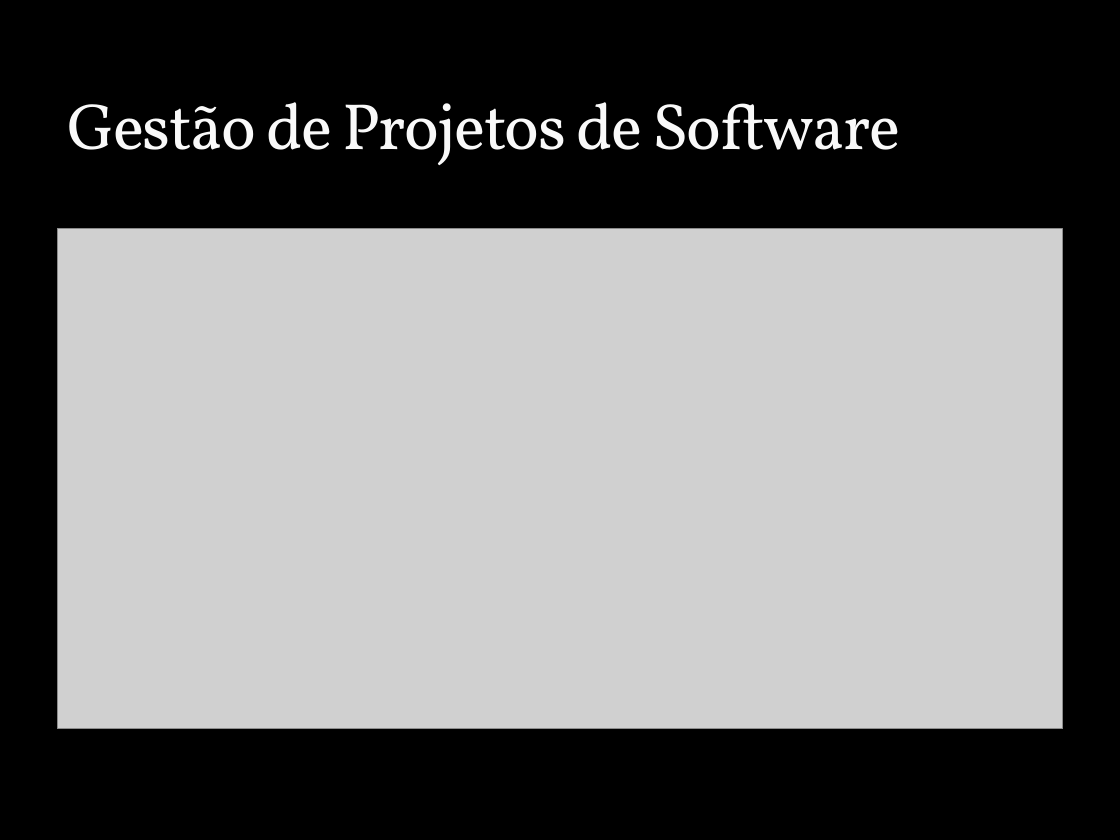
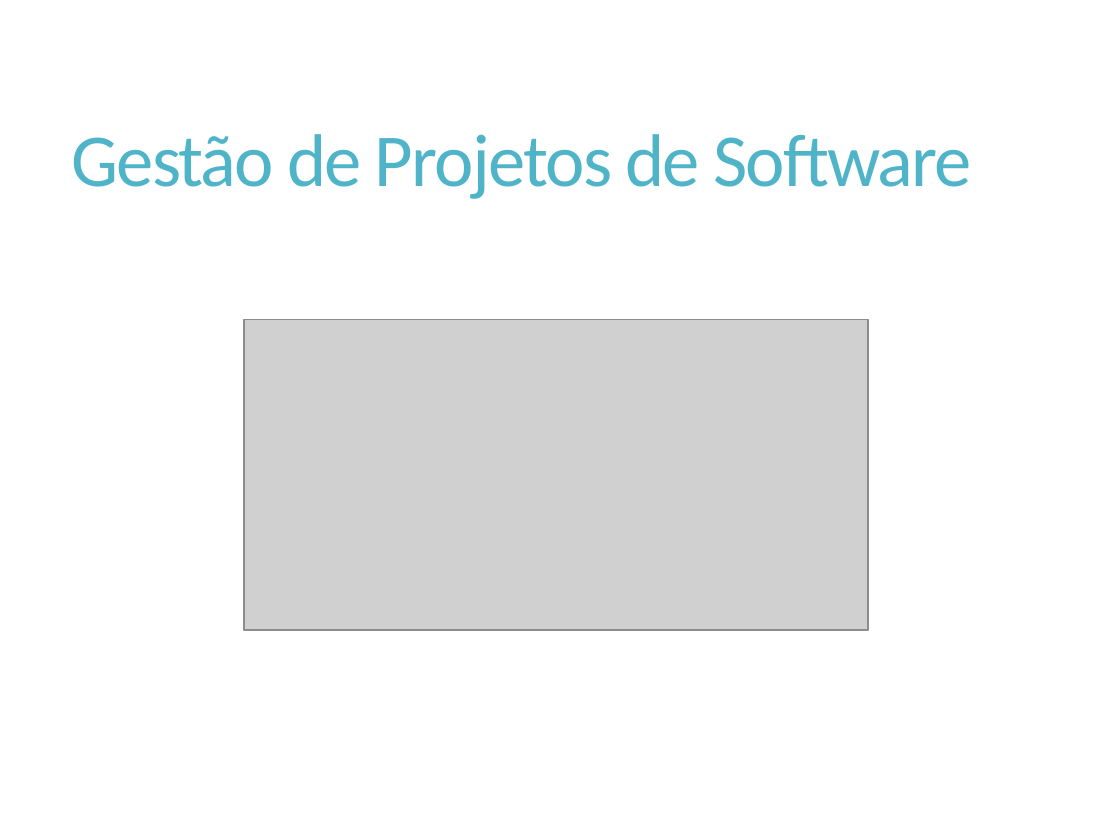
Before and after one commit to Elton-Garbin/TCC-2016, a slide deck: slide 7 of StartIdea/StartIdea.Docs/Apresentacao.pptx. Drawn at 1120x840 pixels with LibreOffice and Linux fonts; fonts in the diff are those of the drawing; grey boxes stand for pictures; background and template pictures are left out. Boxes give left, top, right and bottom in pixels: in the first picture for what was removed or moved away, otherwise in the second. Text is boxed around its words. In the diff, an @@ line names an element or a change of style, - is before the commit and + after.

Commit message:
Novo layout ppt

```diff
--- a/StartIdea/StartIdea.Docs/Apresentacao.pptx
+++ b/StartIdea/StartIdea.Docs/Apresentacao.pptx
@@ background picture (left out) to #FFFFFF @@
@@ title "Gestão de Projetos de Software": place and size @@
-title "Gestão de Projetos de Software" at (67, 102, 900, 165)
+title "Gestão de Projetos de Software" at (72, 134, 972, 199)
@@ title "Gestão de Projetos de Software" at (72, 134, 972, 199): size 42 to 48 pt, font Vollkorn to Calibri, text colour #F9F9F9 to #50B4C8, letter spacing -1 to -1.2 pt, letter outline #3C4422 0.25 pt to none; line spacing 1 to 0.9; vertical alignment bottom to middle @@
@@ picture: place and size @@
-picture at (57, 228, 1063, 728)
+picture at (244, 319, 868, 629)
```
Also in this commit, not shown: 17 other slides changed, 4 slides added.
